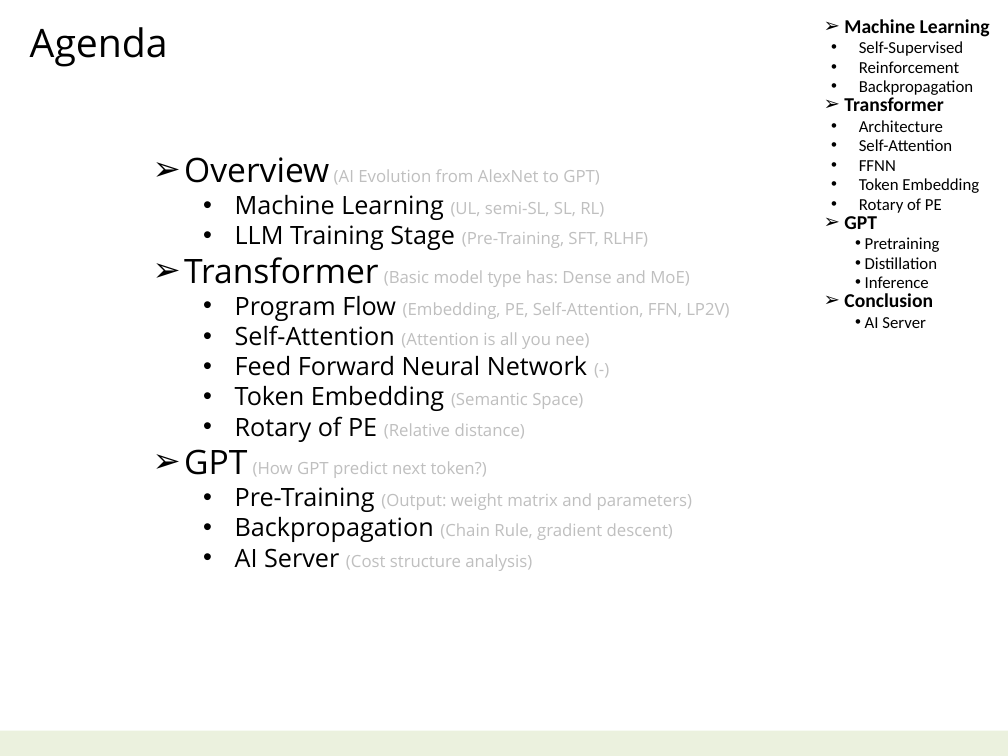
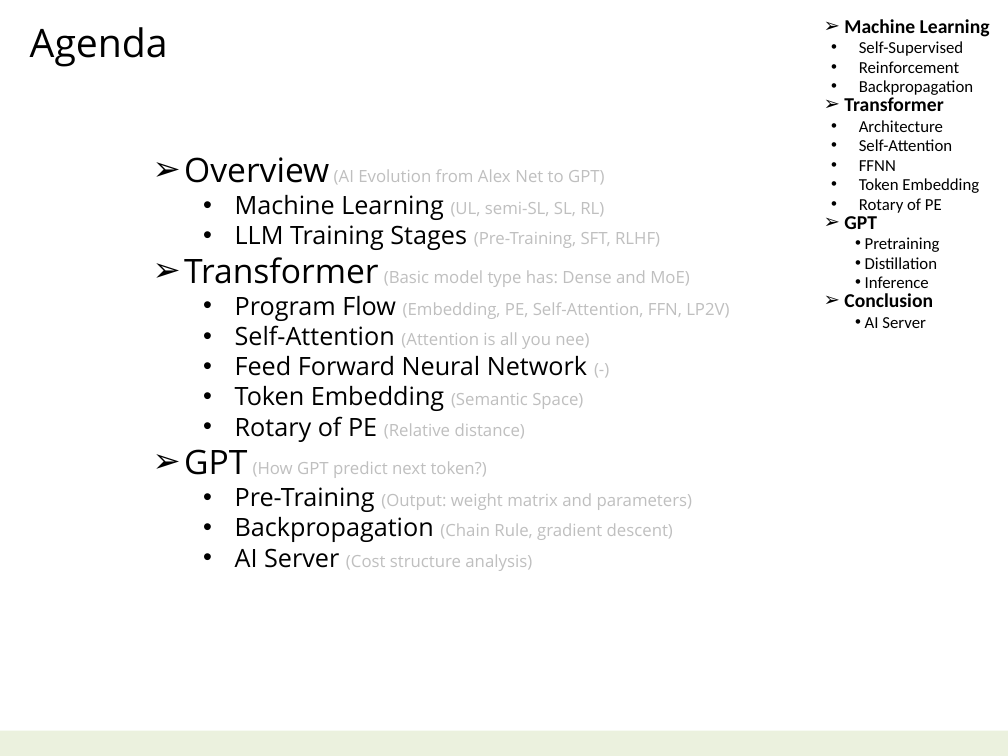
Before and after one commit to navibator/crazy-ai, a slide deck: slide 2 of ai.pptx. Drawn at 1008x756 pixels with LibreOffice and Linux fonts; fonts in the diff are those of the drawing. Boxes give left, top, right and bottom in pixels: in the first picture for what was removed or moved away, otherwise in the second. Text is boxed around its words. In the diff, an @@ line names an element or a change of style, - is before the commit and + after.

```diff
--- a/ai.pptx
+++ b/ai.pptx
@@ text at box(184, 157, 605, 184): spaces changed @@
-➢ Overview (AI Evolution from AlexNet to GPT)
+➢ Overview (AI Evolution from Alex Net to GPT)
@@ text at box(235, 225, 660, 250): text changed @@
-  • LLM Training Stage (Pre-Training, SFT, RLHF)
+  • LLM Training Stages (Pre-Training, SFT, RLHF)
```
Also in this commit, not shown: 2 other slides changed, 1 other file.
